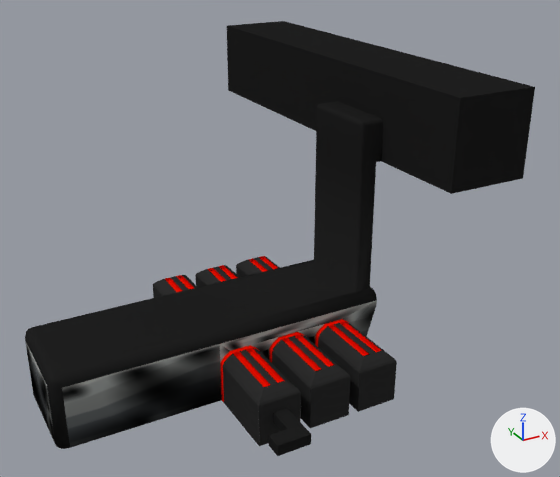
An edit to the Blender file 3D_Models/3D Models/1_StartingArea/1_StartingArea.blend, drawn before and after from the same camera.
Before and after are seen from a 50 mm camera at (-25.0, -48.3, 42.3) aimed at (9.1, 13.7, 11.3). Arrows for +X, +Y and +Z are at lower right; the lights stay in place.

Objects in the first picture: 'StartingArea'.
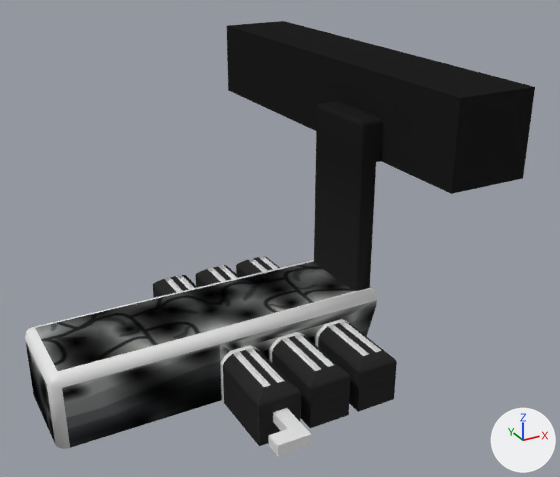
What differs and where, as boxes [x1, y1, x2, y2] in the pictures (560 x 477 px):
'StartingArea', recoloured, surface changed (black to grey): [25, 256, 385, 456] in both
part 1 of me_plane_001, recoloured (black to white): [269, 408, 311, 456] in both
part 2 of me_plane_001, recoloured (black to white): [25, 327, 70, 449] in both
part 3 of me_plane_001, recoloured (black to white): [58, 329, 220, 388] in both
part 4 of me_plane_001, recoloured (black to white): [35, 292, 180, 328] in both
part 5 of me_plane_001, recoloured (black to grey): [215, 287, 377, 344] in both
part 6 of me_plane_001, recoloured (black to grey): [180, 260, 314, 293] in both
part 7 of me_plane_001, recoloured (red to white): [165, 256, 381, 402] in both
part 8 of me_plane_001, surface changed (black to grey): [35, 261, 353, 371] in both

Diff of the bpy script that builds the scene:
```diff
--- a/3D_Models/3D Models/1_StartingArea/1_StartingArea.blend.py
+++ b/3D_Models/3D Models/1_StartingArea/1_StartingArea.blend.py
@@ img_1_startingarea_storagehallwayceiling_png @@
+img_1_startingarea_storagehallwayceiling_png = load_image('1_StartingArea_StorageHallwayCeiling.png', '1_StartingArea_StorageHallwayCeiling.png', 2048, 2048, 'sRGB')
@@ mat_storagehallwayceiling @@
+mat_storagehallwayceiling = diffuse_material('StorageHallwayCeiling')
+mat_storagehallwayceiling.texture = img_1_startingarea_storagehallwayceiling_png
@@ me_plane_001 @@
 me_plane_001.from_pydata(...)  # 739 vertices, 617 faces; spans x -16.0..24.4, y -5.0..40.5, z -0.1..28.0
 # used by ob_startingarea; location = (0.0, 0.0, 0.0)
+# me_plane_001 part 1: all 12 faces centred in x -1.4..1.7, y -5.0..-2.2, z 2.0..3.0 switch from mat_storagebayfloors (picture img_1_startingarea_storageroomsfloor_png) to no material
+# me_plane_001 part 2: 120 of the faces centred in x -16.0..-15.1, y 6.5..16.5, z 3.0..7.0 switch from mat_storagebayfloors (picture img_1_startingarea_storageroomsfloor_png) to no material
+# me_plane_001 part 3: 8 of the faces centred in x -8.0, y 6.5..7.4, z 6.1..7.0 switch from mat_storagebayfloors (picture img_1_startingarea_storageroomsfloor_png) to no material
+# me_plane_001 part 4: 8 of the faces centred in x -8.0, y 15.6..16.5, z 6.1..7.0 switch from mat_storagebayfloors (picture img_1_startingarea_storageroomsfloor_png) to no material
+# me_plane_001 part 5: 8 of the faces centred in x 7.5..11.6, y 6.5..7.5, z 6.1..7.0 switch from mat_storagebayfloors (picture img_1_startingarea_storageroomsfloor_png) to no material
+# me_plane_001 part 6: 8 of the faces centred in x 7.5..11.6, y 15.5..16.5, z 6.1..7.0 switch from mat_storagebayfloors (picture img_1_startingarea_storageroomsfloor_png) to no material
+# me_plane_001 part 7: all 132 faces that had it switch from mat_storagebaydooredges (red #e70f00) to no material
+# me_plane_001 part 8: texture (UV) coordinates of 2 of 617 faces, centred in x -8.0..10.3, y 11.5, z 7.0, changed; they spanned u 0.0..0.0, v 0.0..0.0 and now span u 0.01..0.8, v 0.77..1.0
 me_plane_001.materials.append(mat_storagebay1walls)
@@ me_plane_001 @@
 me_plane_001.materials.append(mat_storagehallwaywalls)
+me_plane_001.materials.append(mat_storagehallwayceiling)  # picture img_1_startingarea_storagehallwayceiling_png
```
